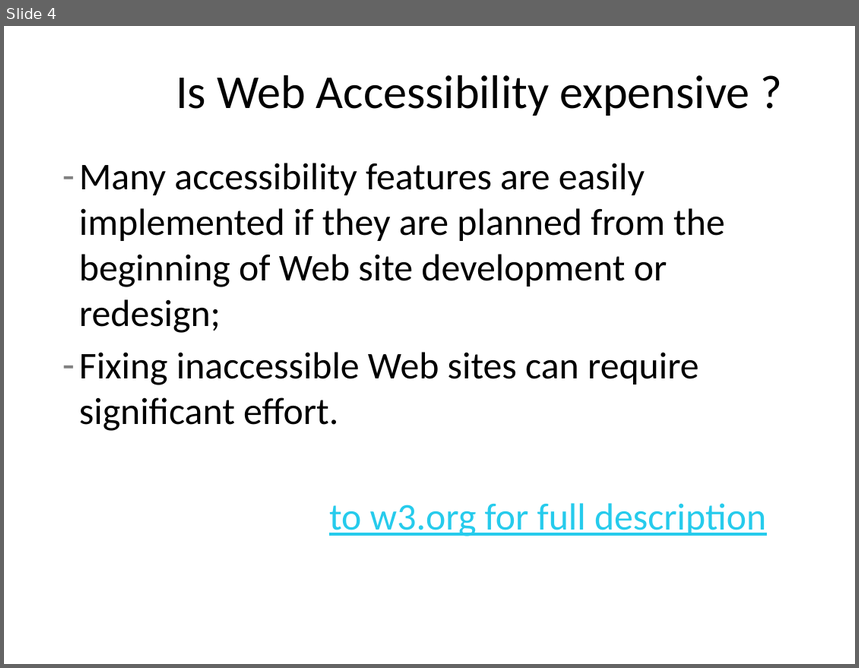
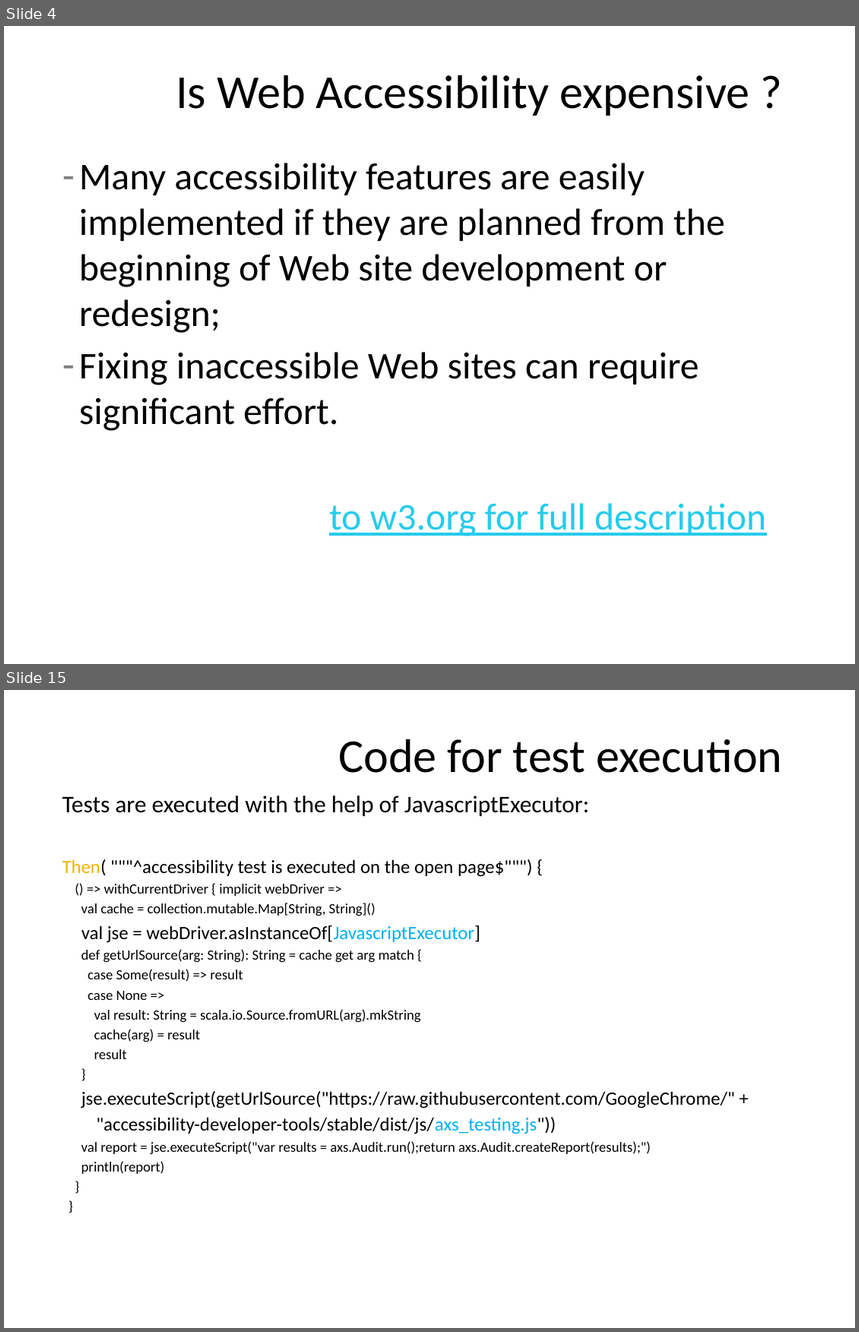
Before and after one commit to kristapsmelderis/tapost-2015-accessibility, a slide deck: tapost-2015-accessibility.pptx. Shown one above the other, each under a label of ours: slide 4 before the commit, slides 4 and 15 after it; the slides between them are not shown. The pictures are 859x668 and 859x1332 pixels, drawn with LibreOffice and Linux fonts; fonts in the diff are those of the drawing; background and template pictures are left out. Boxes give left, top, right and bottom in pixels: in the first picture for what was removed or moved away, otherwise in the second. Text is boxed around its words. In the diff, an @@ line names an element or a change of style, - is before the commit and + after.

Commit message:
finalise example test project, finalise presentation

```diff
--- a/tapost-2015-accessibility.pptx
+++ b/tapost-2015-accessibility.pptx
@@ slide 15 added at (4, 690, 855, 1328), background #FFFFFF @@
@@ title added at (338, 739, 782, 773), 40 pt, text #000000 @@
+Code for test execution
@@ text added at (63, 796, 735, 1174), 12 pt, text #000000 @@
+Tests are executed with the help of JavascriptExecutor:
+Then( """^accessibility test is executed on the open page$""") {
+() => withCurrentDriver { implicit webDriver =>
+val cache = collection.mutable.Map[String, String]()
+val jse = webDriver.asInstanceOf[JavascriptExecutor]
+def getUrlSource(arg: String): String = cache get arg match {
+case Some(result) => result
+case None =>
+val result: String = scala.io.Source.fromURL(arg).mkString
+cache(arg) = result
+result
+}
+jse.executeScript(getUrlSource("https://raw.githubusercontent.com/GoogleChrome/" +
+"accessibility-developer-tools/stable/dist/js/axs_testing.js"))
+val report = jse.executeScript("var results = axs.Audit.run();return axs.Audit.createReport(results);")
+println(report)
+}
+}
```
Also in this commit, not shown: 8 slides changed, 6 other slides added, 11 other files.
